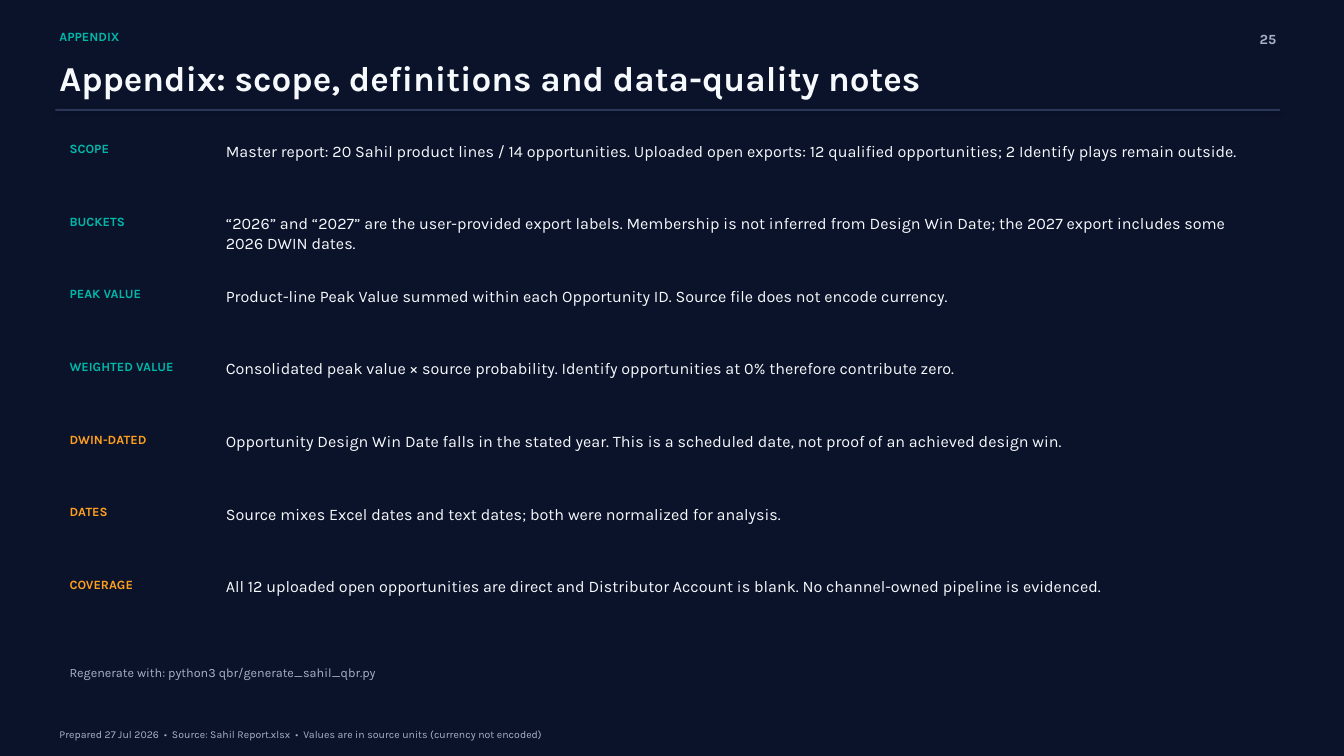
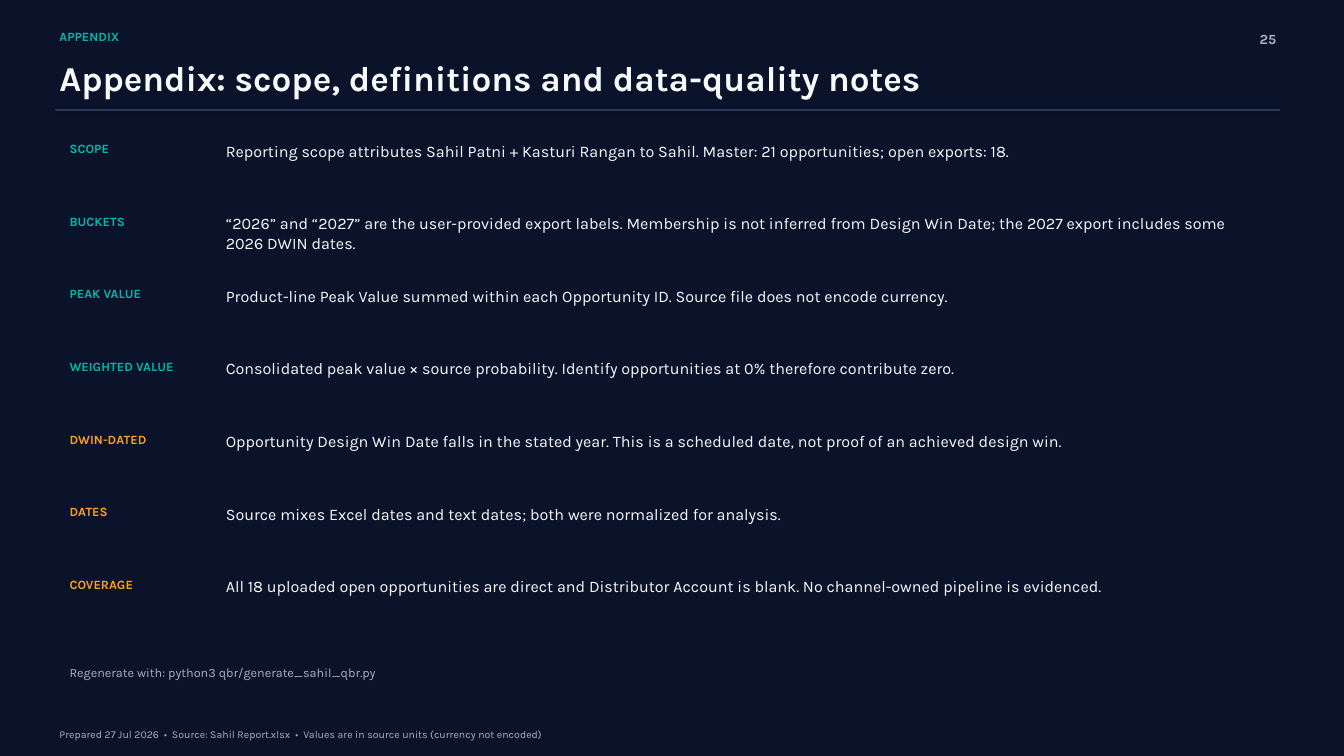
Before and after one commit to sahilpat28/Cursor_Sahil, a slide deck: slide 25 of qbr/output/Sahil_QBR_2026-07-29.pptx. Drawn at 1344x756 pixels with LibreOffice and Linux fonts; fonts in the diff are those of the drawing. Boxes give left, top, right and bottom in pixels: in the first picture for what was removed or moved away, otherwise in the second. Text is boxed around its words. In the diff, an @@ line names an element or a change of style, - is before the commit and + after.

```diff
--- a/qbr/output/Sahil_QBR_2026-07-29.pptx
+++ b/qbr/output/Sahil_QBR_2026-07-29.pptx
@@ text at <box>226,146,1009,161</box>: text changed @@
-Master report: 20 Sahil product lines / 14 opportunities. Uploaded open exports: 12 qualified opportunities; 2 Identify plays remain outside.
+Reporting scope attributes Sahil Patni + Kasturi Rangan to Sahil. Master: 21 opportunities; open exports: 18.
@@ text at <box>226,581,1101,596</box>: text changed @@
-All 12 uploaded open opportunities are direct and Distributor Account is blank. No channel-owned pipeline is evidenced.
+All 18 uploaded open opportunities are direct and Distributor Account is blank. No channel-owned pipeline is evidenced.
```
Also in this commit, not shown: 10 other slides changed, 3 other files.
